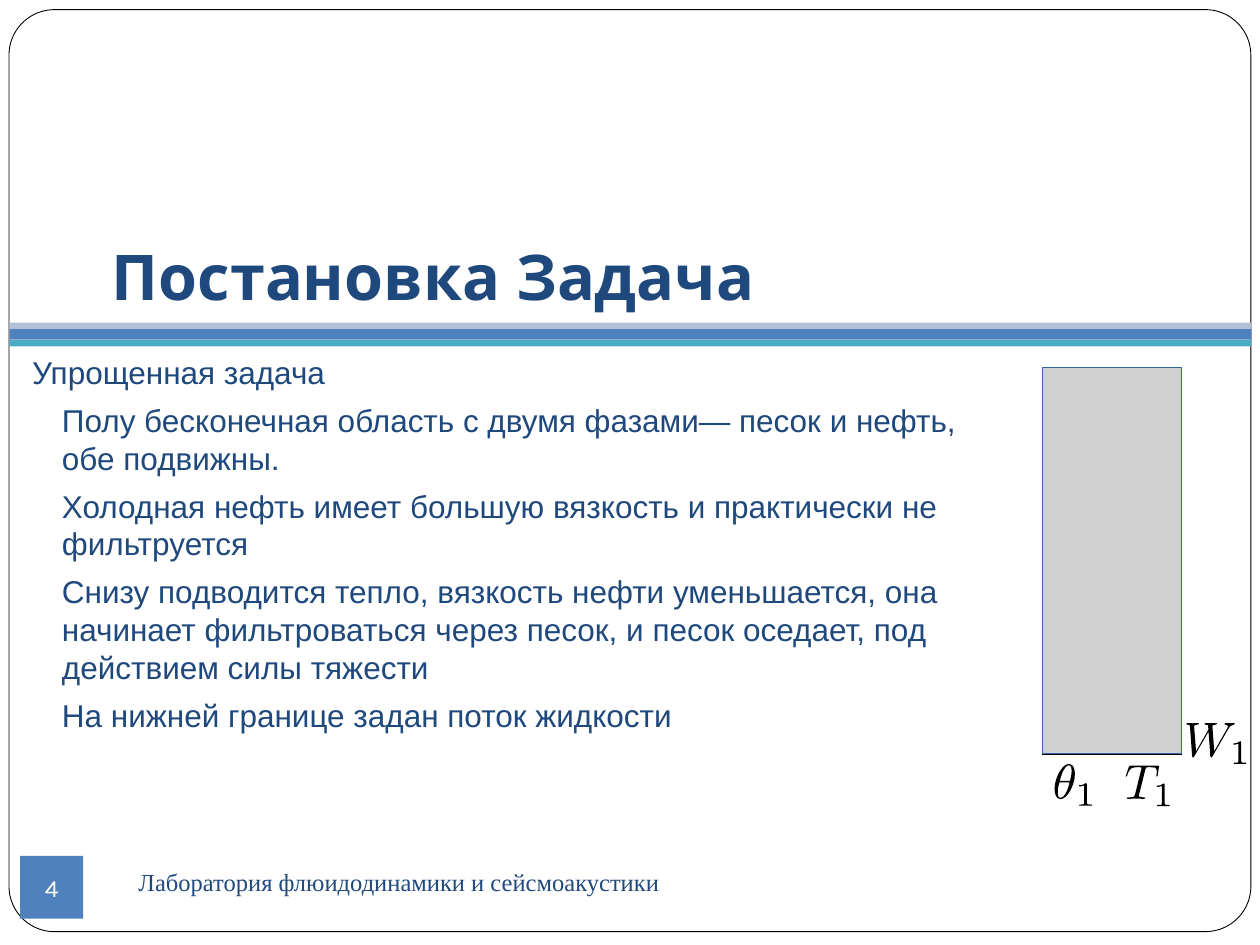
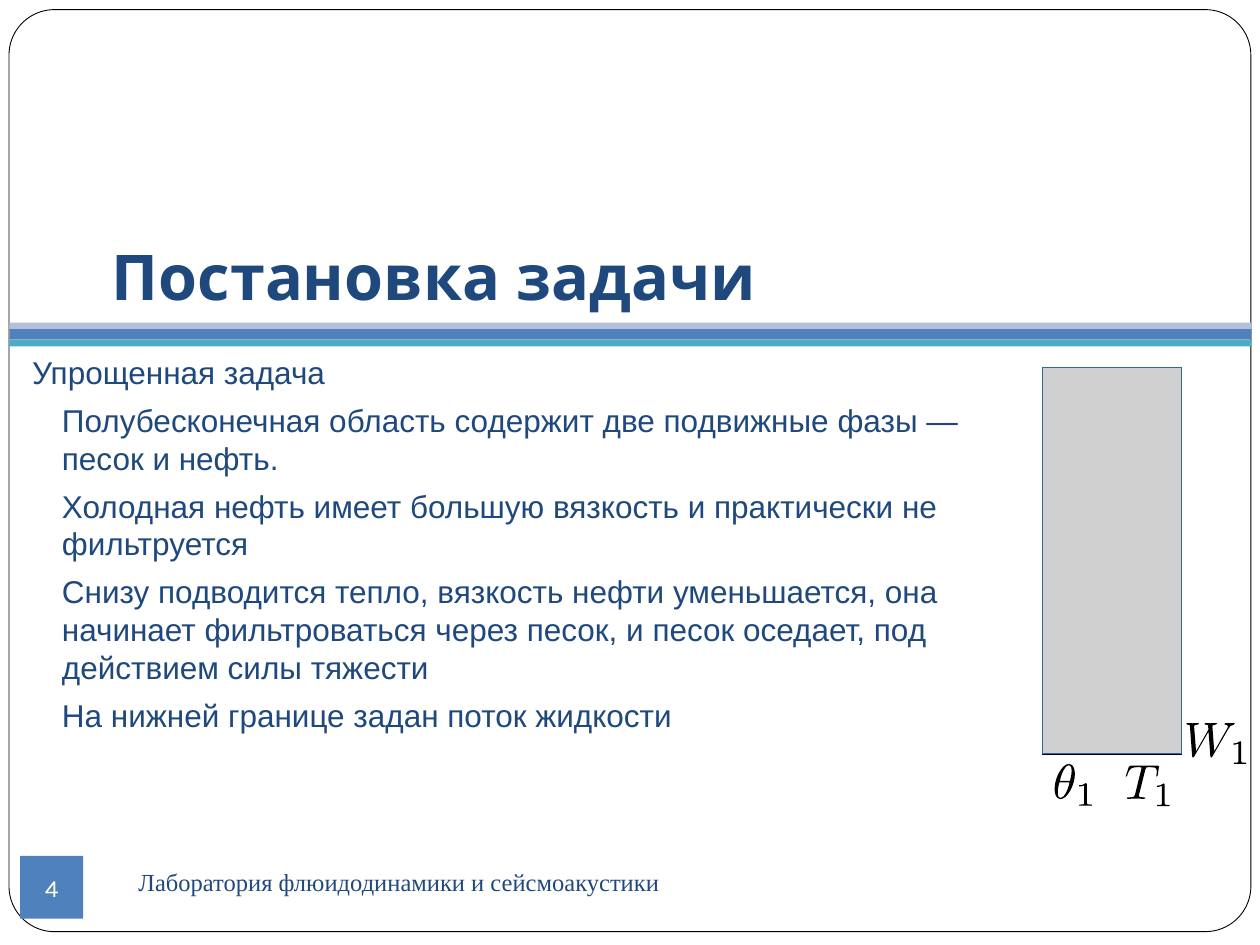
Before and after one commit to CompMathGroup/sagd, a slide deck: slide 4 of doc/Presentation.odp. Drawn at 1260x945 pixels with LibreOffice and Linux fonts; fonts in the diff are those of the drawing; grey boxes stand for pictures; background and template pictures are left out. Boxes give left, top, right and bottom in pixels: in the first picture for what was removed or moved away, otherwise in the second. Text is boxed around its words. In the diff, an @@ line names an element or a change of style, - is before the commit and + after.

```diff
--- a/doc/Presentation.odp
+++ b/doc/Presentation.odp
@@ text at (112, 255, 756, 313): text changed @@
-Постановка Задача
+Постановка задачи
@@ text at (62, 409, 918, 476): text changed @@
-● Полу бесконечная область с двумя фазами— песок и нефть, обе подвижны.
+● Полубесконечная область содержит две подвижные фазы — песок и нефть.
```
Also in this commit, not shown: 14 other slides changed, 3 slides added, 2 slides removed, 2 other files.
